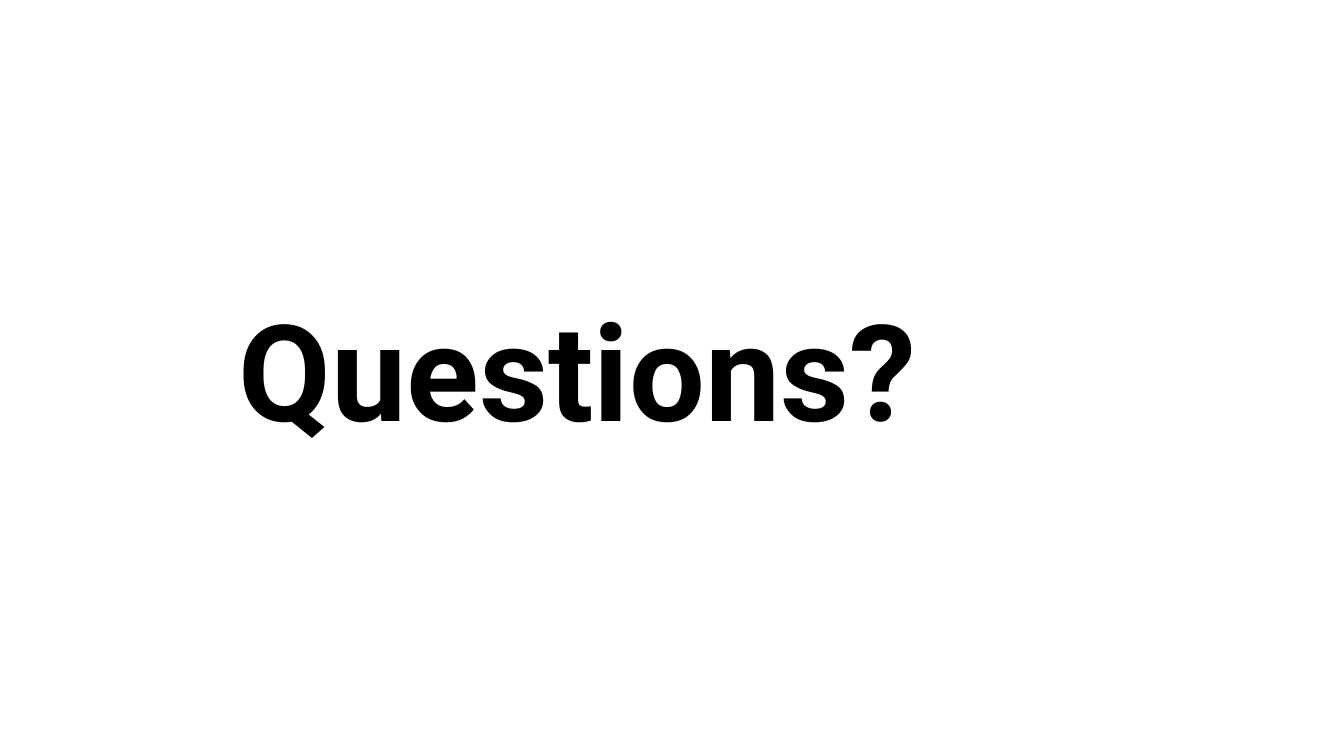
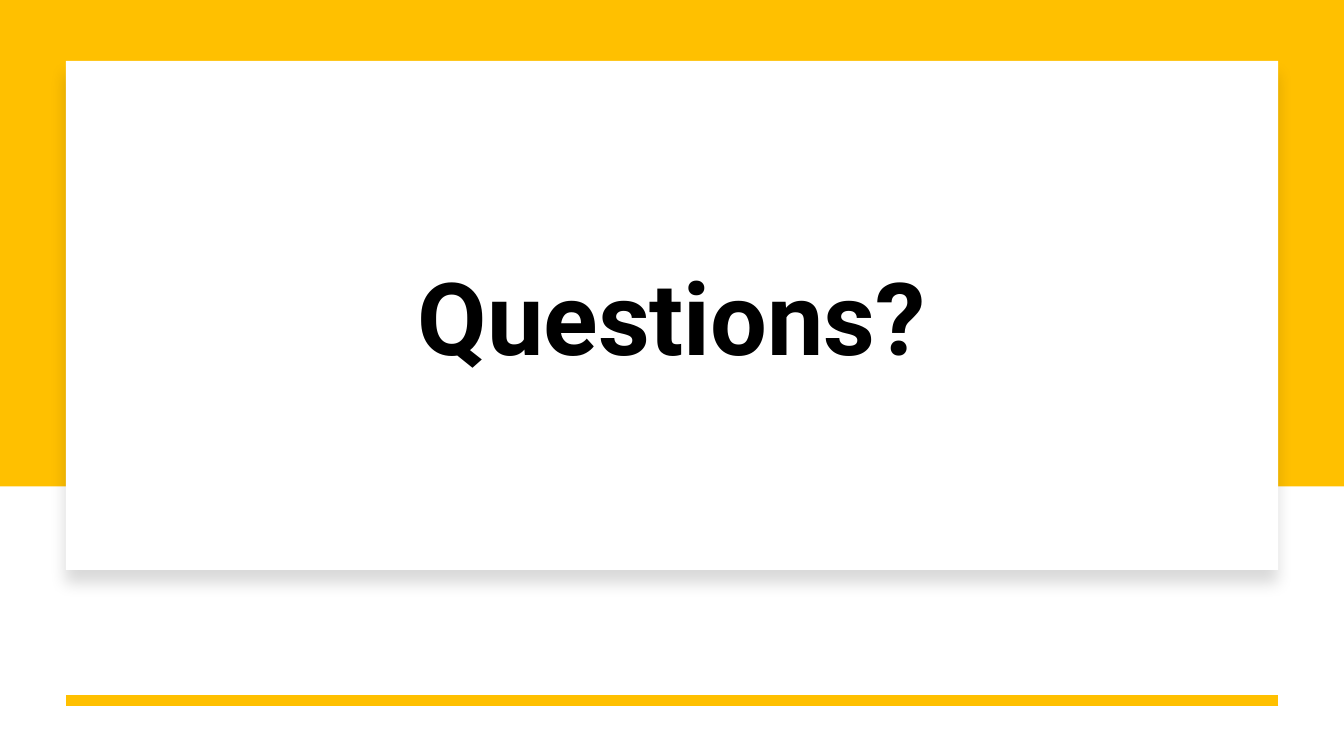
Before and after one commit to Mt122606/Curous-Conquers-, a slide deck: slide 18 of CuriousConquersProject/ProjectPowerpoint1 (1).pptx. Drawn at 1344x756 pixels with LibreOffice and Linux fonts; fonts in the diff are those of the drawing. Boxes give left, top, right and bottom in pixels: in the first picture for what was removed or moved away, otherwise in the second. Text is boxed around its words. In the diff, an @@ line names an element or a change of style, - is before the commit and + after.

```diff
--- a/CuriousConquersProject/ProjectPowerpoint1 (1).pptx
+++ b/CuriousConquersProject/ProjectPowerpoint1 (1).pptx
@@ rectangle added at [0,0,1344,487], fill #FFC000 @@
@@ rectangle added at [66,60,1278,570], fill #FFFFFF @@
@@ title "Questions?": place and size @@
-title "Questions?" at [239,321,917,438]
+title "Questions?" at [418,280,926,368]
@@ title "Questions?" at [418,280,926,368]: size 96 to 72 pt; alignment left to centre @@
@@ line added from (1278, 701) to (66, 701), #FFC000 8 pt @@
```
Also in this commit, not shown: 5 other slides changed, 2 slides added, 2 slides removed, 1 other file.
